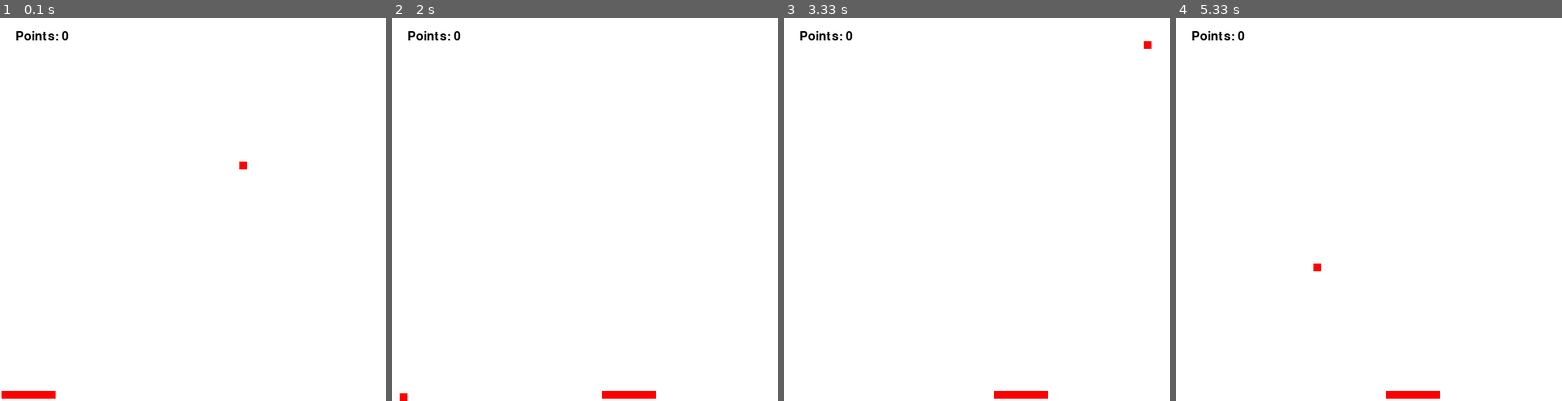
Above: before the commit, frames 1-4 (left to right).
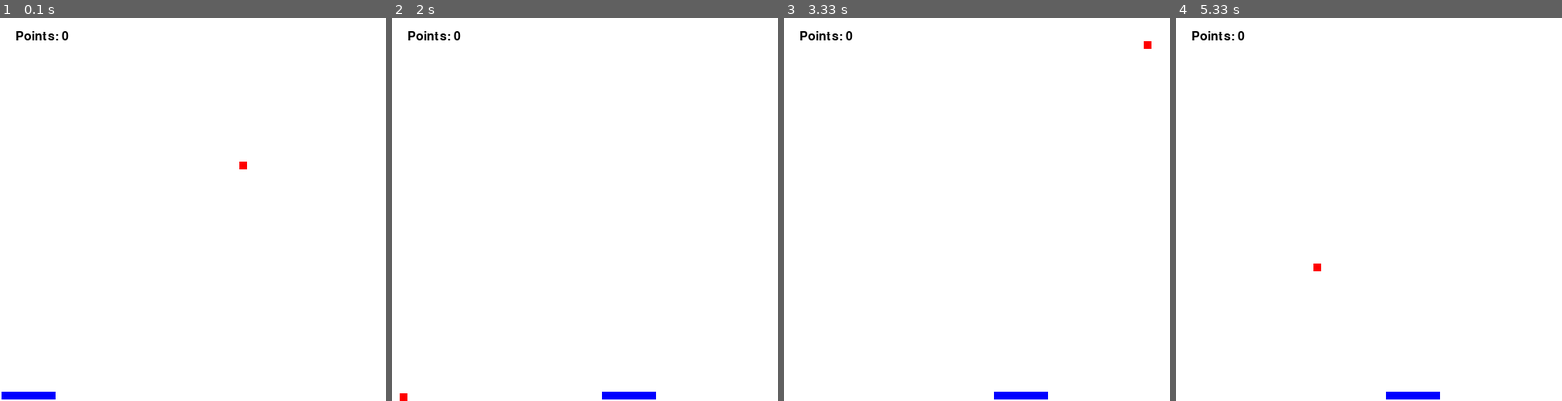
Above: after the commit, the same moments.

Repository: lizstangle/Breakout
Game: pygame game, started from game.py
Two runs of this game, one before a commit and one after it. Both use one fixed random seed, a clock stepped at 60 frames per second and the inputs below.
Inputs:
- Up to frame 1 (0.1 s): no input
- Up to frame 2 (2 s): hold Right 0.33-0.8 s; hold Right 0.83-1.3 s; hold Left 1.33-1.87 s; hold Left from 1.9 s (still down)
- Up to frame 3 (3.33 s): release Left at 2.3 s; hold Right 2.33-2.97 s; hold Left from 3 s (still down)
- Up to frame 4 (5.33 s): release Left at 3.47 s; hold Right 3.5-3.97 s; hold Right 4-4.47 s; hold Left 4.5-5.03 s; hold Left from 5.07 s (still down)

The runs differ from the first frame. In frame 1, 0.3% of the frame differs, in the area x 0-15%, y 97-100%; in frame 2, 0.3%; in frame 3, 0.3%; in frame 4, 0.3%.

Commit message:
"add colors for bricks"

Diff:
--- a/game.py
+++ b/game.py
@@ -39,10 +39,12 @@
 RED = (255, 0, 0)
 GREEN = (0, 255, 0)
 BLUE = (0, 0, 255)
+PURPLE = (128, 0, 128)
+YELLOW = (255, 255, 0)
 
 # Paddle Variables
 paddle_x = 2
-paddle_y = SCREEN_HEIGHT - PADDLE_HEIGHT * 1.25
+paddle_y = SCREEN_HEIGHT - PADDLE_HEIGHT * 1.20
 
 paddle_x_velocity = 20
 
@@ -164,7 +166,7 @@
     # Draw the paddle as a blue rectangle
     pygame.draw.rect(screen, BLUE, (paddle_x, paddle_y, PADDLE_WIDTH, PADDLE_HEIGHT))
 
-    pygame.draw.rect(screen, RED, (paddle_x, paddle_y, PADDLE_WIDTH, PADDLE_HEIGHT))
+    # pygame.draw.rect(screen, RED, (paddle_x, paddle_y, PADDLE_WIDTH, PADDLE_HEIGHT))
 
     # Draw the ball as a red square
     pygame.draw.rect(screen, RED, (ball_x, ball_y, BALL_WIDTH, BALL_HEIGHT))
